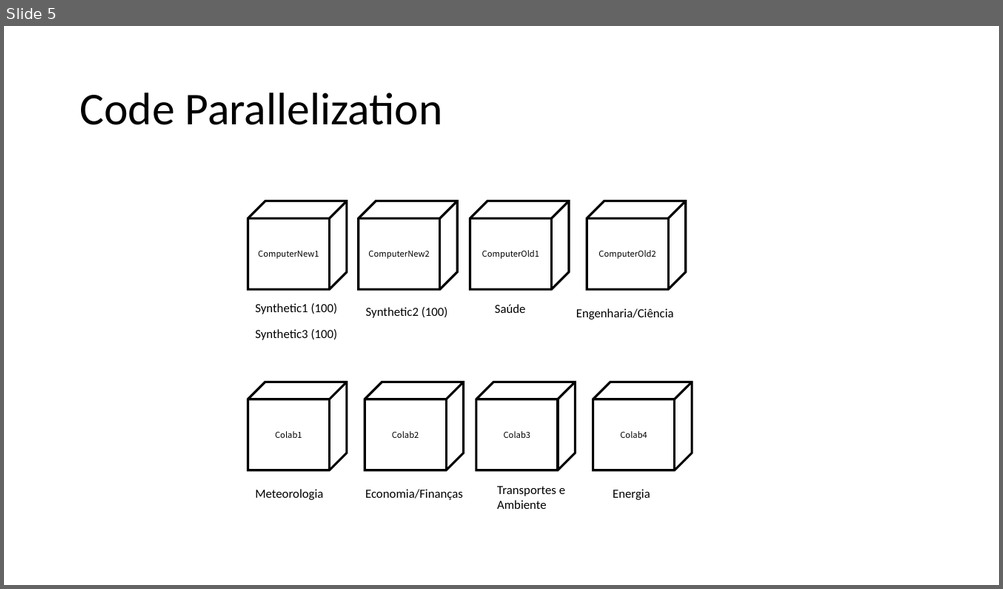
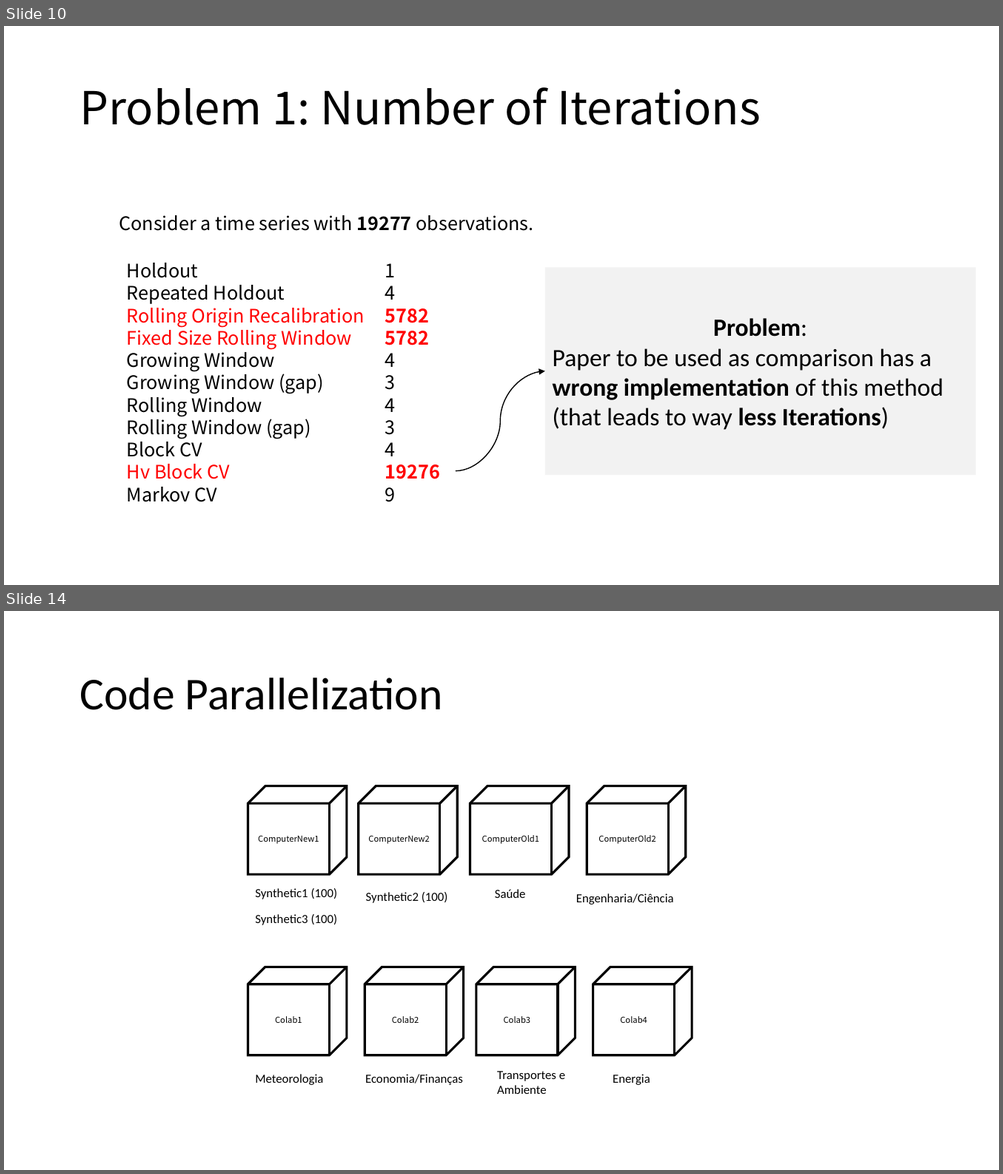
Before and after one commit to MiguelLoureiro98/timecave, a slide deck: papers/.ppt/TimeSeriesCV_31052024.pptx. Shown one above the other, each under a label of ours: slide 5 before the commit, slides 10 and 14 after it; the slides between them are not shown. The pictures are 1003x589 and 1003x1174 pixels, drawn with LibreOffice and Linux fonts; fonts in the diff are those of the drawing. Boxes give left, top, right and bottom in pixels: in the first picture for what was removed or moved away, otherwise in the second. Text is boxed around its words. In the diff, an @@ line names an element or a change of style, - is before the commit and + after.

```diff
--- a/papers/.ppt/TimeSeriesCV_31052024.pptx
+++ b/papers/.ppt/TimeSeriesCV_31052024.pptx
@@ slide 10 added at <box>4,26,999,585</box>, background #FFFFFF @@
@@ text added at <box>79,87,760,125</box>, 44 pt, text #000000 @@
+Problem 1: Number of Iterations
@@ text added at <box>119,215,533,231</box>, 18 pt, text #000000 @@
+Consider a time series with 19277 observations.
@@ text added at <box>127,263,364,503</box>, 18 pt, text #000000 @@
+Holdout
+Repeated Holdout
+Rolling Origin Recalibration
+Fixed Size Rolling Window
+Growing Window
+Growing Window (gap)
+Rolling Window
+Rolling Window (gap)
+Block CV
+Hv Block CV
+Markov CV
@@ text added at <box>385,264,440,503</box>, 18 pt, text #FF0000, bold @@
+1
+4
+5782
+5782
+4
+3
+4
+3
+4
+19276
+9
@@ rectangle added at <box>545,268,976,475</box>, fill #F2F2F2, 24 pt, text #000000 @@
+Problem:
+Paper to be used as comparison has a wrong implementation of this method (that leads to way less Iterations)
@@ curved arrow added from (455, 471) to (545, 372), #000000 1 pt @@
@@ what was slide 5 is now slide 14 @@
```
Also in this commit, not shown: 5 slides changed, 7 other slides added, 16 slides removed, 1 other file.
